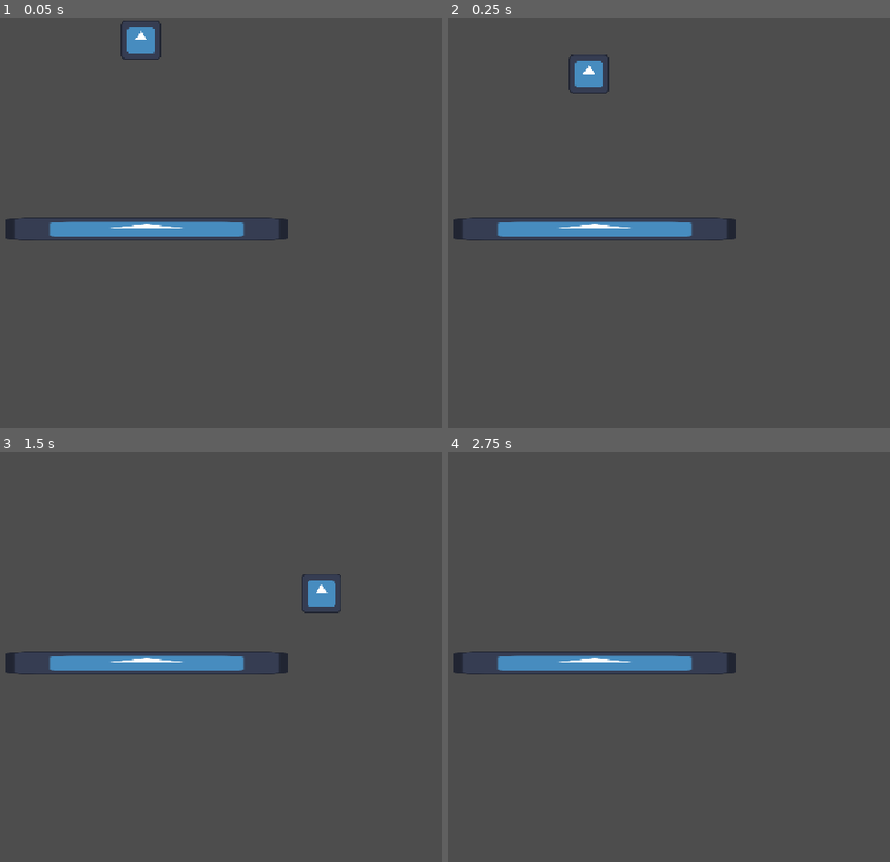
Above: before the commit, frames 1-4 (two rows, left to right).
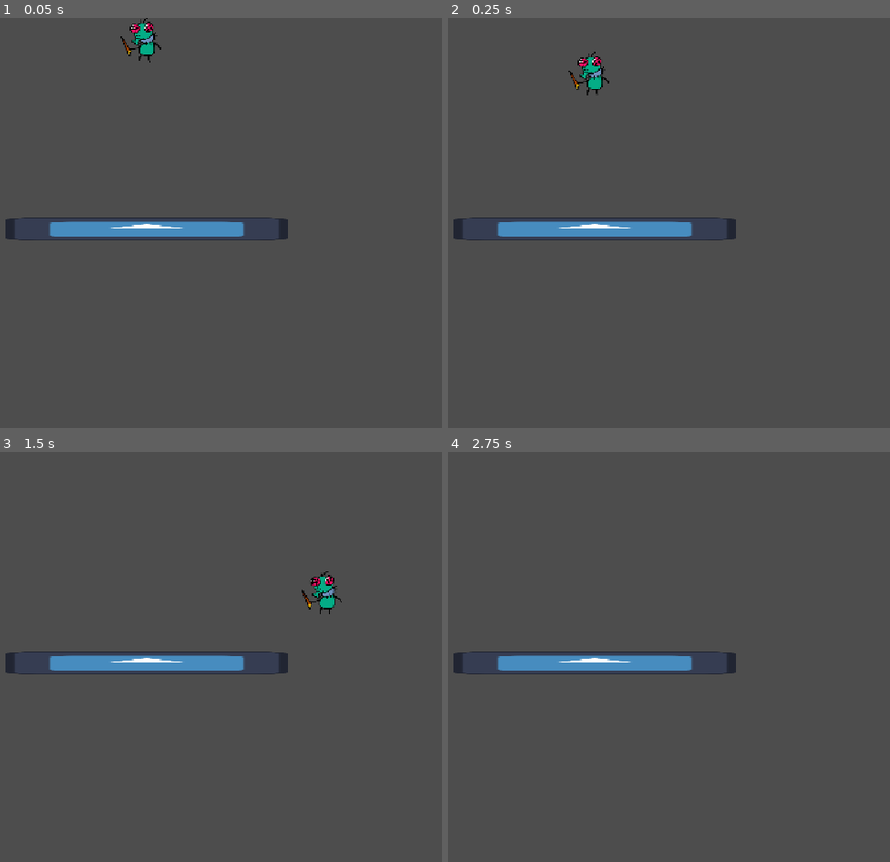
Above: after the commit, the same moments.

Repository: EthanGrane/Jamopithecus
Game: Godot game, scene res://TEST.tscn
Same seed, same stepped clock (60 frames per second), same inputs: the game is played once before the commit and once after it. Before the commit the project has no main scene; this scene is started directly in both runs. The engine's default icon, where the game draws it, is replaced by a stand-in: a white triangle on a blue panel in a dark square.
Inputs:
- Up to frame 1 (0.05 s): no input
- Up to frame 2 (0.25 s): no input
- Up to frame 3 (1.5 s): hold D (Right) from 0.53 s (still down); tap Space (Salto) at 0.77 s
- Up to frame 4 (2.75 s): tap Space (Salto) at 1.52 s; release D (Right) at 2.03 s; hold A (Left) from 2.03 s (still down)

The runs differ from the first frame. In frame 1, 0.6% of the frame differs, in the area x 27-37%, y 0-11%; in frame 2, 0.6%, in the area x 27-37%, y 8-19%; in frame 3, 0.6%; in frame 4, nothing differs.

Commit message:
test scene

Diff:
--- /dev/null
+++ b/GAME/Player/Player.tscn
@@ -0,0 +1,43 @@
+[gd_scene format=3 uid="uid://k005808lh4vg"]
+
+[ext_resource type="Script" uid="uid://clp3qxlac6cg6" path="res://GAME/Player/Player_movement.gd" id="1_28m6o"]
+[ext_resource type="Texture2D" uid="uid://cbkux2c0mgdas" path="res://GAME/Player/PayerSprite.png" id="2_1vd7g"]
+
+[sub_resource type="CircleShape2D" id="CircleShape2D_5sv2w"]
+radius = 32.140316
+
+[sub_resource type="GDScript" id="GDScript_ixk36"]
+script/source = "extends Area2D
+
+
+# Called when the node enters the scene tree for the first time.
+func _ready() -> void:
+	pass # Replace with function body.
+
+
+# Called every frame. 'delta' is the elapsed time since the previous frame.
+func _process(delta: float) -> void:
+	pass
+"
+
+[sub_resource type="CircleShape2D" id="CircleShape2D_spnxy"]
+radius = 34.234486
+
+[node name="Player" type="CharacterBody2D" unique_id=1289701118]
+script = ExtResource("1_28m6o")
+
+[node name="Sprite2D" type="Sprite2D" parent="." unique_id=1369329033]
+position = Vector2(-1.0000038, 3.8146973e-06)
+scale = Vector2(0.25, 0.25)
+texture = ExtResource("2_1vd7g")
+
+[node name="CollisionShape2D" type="CollisionShape2D" parent="." unique_id=1690552972]
+shape = SubResource("CircleShape2D_5sv2w")
+
+[node name="Area2D" type="Area2D" parent="." unique_id=84995048]
+script = SubResource("GDScript_ixk36")
+
+[node name="CollisionShape2D" type="CollisionShape2D" parent="Area2D" unique_id=1076696802]
+shape = SubResource("CircleShape2D_spnxy")
+
+[connection signal="area_entered" from="Area2D" to="." method="_on_area_2d_area_entered"]
--- /dev/null
+++ b/PlayerAttack/player_attack_scene.tscn
@@ -0,0 +1,34 @@
+[gd_scene format=3 uid="uid://c5xpn8xpfnf04"]
+
+[ext_resource type="PackedScene" uid="uid://k005808lh4vg" path="res://GAME/Player/Player.tscn" id="1_f601p"]
+
+[sub_resource type="Gradient" id="Gradient_wx5cp"]
+offsets = PackedFloat32Array(0.39628482)
+colors = PackedColorArray(1, 1, 1, 1)
+
+[sub_resource type="GradientTexture2D" id="GradientTexture2D_03g7r"]
+gradient = SubResource("Gradient_wx5cp")
+
+[sub_resource type="RectangleShape2D" id="RectangleShape2D_iiklh"]
+
+[node name="PlayerAttackScene" type="Node2D" unique_id=319089502]
+
+[node name="_Env" type="Node2D" parent="." unique_id=2105779809]
+
+[node name="StaticBody2D" type="StaticBody2D" parent="_Env" unique_id=842196241]
+position = Vector2(681, 597)
+scale = Vector2(1504.7404, 12.876906)
+
+[node name="Sprite2D" type="Sprite2D" parent="_Env/StaticBody2D" unique_id=405906158]
+position = Vector2(-9.536743e-07, -9.536743e-07)
+scale = Vector2(0.31249997, 0.31249997)
+texture = SubResource("GradientTexture2D_03g7r")
+
+[node name="CollisionShape2D" type="CollisionShape2D" parent="_Env/StaticBody2D" unique_id=1971886650]
+shape = SubResource("RectangleShape2D_iiklh")
+
+[node name="Player" parent="." unique_id=64322916 instance=ExtResource("1_f601p")]
+position = Vector2(76, 343)
+jump_height = 4.665
+jump_time_to_peak = 0.83
+jump_time_to_descent = 0.575
--- a/blanco.tscn
+++ /dev/null
@@ -1,12 +0,0 @@
-[gd_scene format=3 uid="uid://b2a5umrm6qb5q"]
-
-[node name="Blanco" type="Control" unique_id=952769832]
-layout_mode = 3
-anchors_preset = 0
-offset_right = 40.0
-offset_bottom = 40.0
-
-[node name="ColorRect" type="ColorRect" parent="." unique_id=1923813418]
-layout_mode = 0
-offset_right = 1156.0
-offset_bottom = 648.0
--- a/project.godot
+++ b/project.godot
@@ -11,6 +11,7 @@
 [application]
 
 config/name="Jamopithecus"
+run/main_scene="uid://bk1cy1mfk6sa4"
 config/features=PackedStringArray("4.7", "Forward Plus")
 config/icon="res://icon.svg"
 
Binary file added: PayerSprite.png
Not shown, added: PayerSprite.png.import
